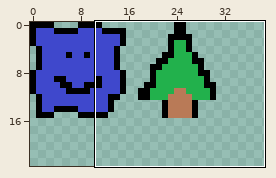
Edited in one commit: sprite sheet (src/testasset.png). The picture above shows the old version from afar; the outline marks the close-up.
Close-up. Before the commit:
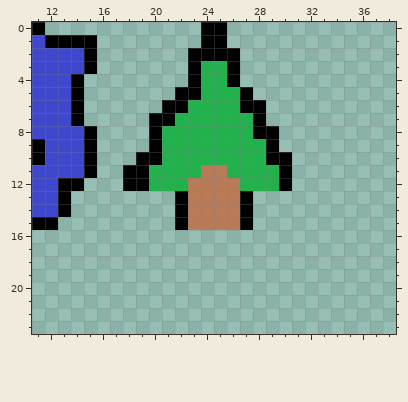
The file is 128x128 pixels. Shown: x 11..38, y 0..23. The wide view leaves out empty margins.
The same view after the edit:
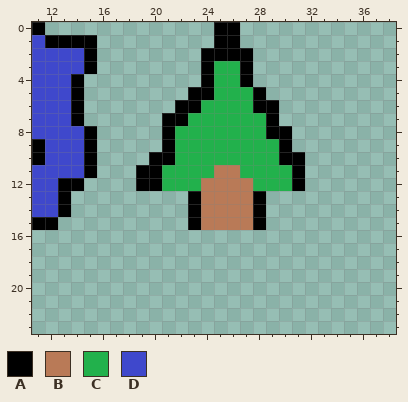
Palette (. is transparent): A #000000  B #b97a57  C #22b14c  D #3f48cc
Edits made:
y 0..1: x 24 A -> .; x 26 . -> A
y 2: x 23 A -> .; x 27 . -> A
y 3..4: x 23..24 AC -> .A; x 26..27 A. -> CA
y 5: x 22 A -> .; x 24 C -> A; x 27..28 A. -> CA
y 6: x 21 A -> .; x 23 C -> A; x 27 A -> C; x 29 . -> A
y 7: x 20 A -> .; x 22 C -> A; x 28..29 A. -> CA
y 8: x 20..21 AC -> .A; x 28 A -> C; x 30 . -> A
y 9: x 20..21 AC -> .A; x 29..30 A. -> CA
y 10: x 19 A -> .; x 21 C -> A; x 29 A -> C; x 31 . -> A
y 11: x 18 A -> .; x 20 C -> A; x 24 B -> C; x 26 C -> B; x 30..31 A. -> CA
y 12: x 18 A -> .; x 20 C -> A; x 23 B -> C; x 27 C -> B; x 30..31 A. -> CA
y 13..15: x 22..23 AB -> .A; x 27..28 A. -> BA
Boxes around the changes in both close-ups, in picture pixels (x1, y1, x2, y2):
changed: (123, 22, 305, 230)
